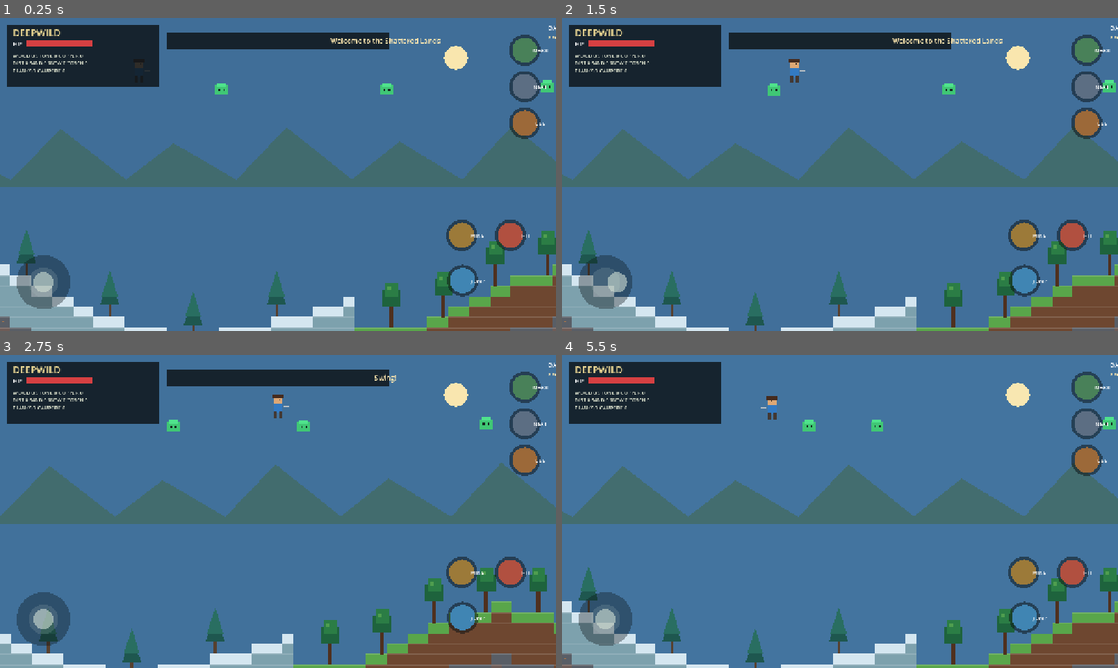
Above: before the commit, frames 1-4 (two rows, left to right).
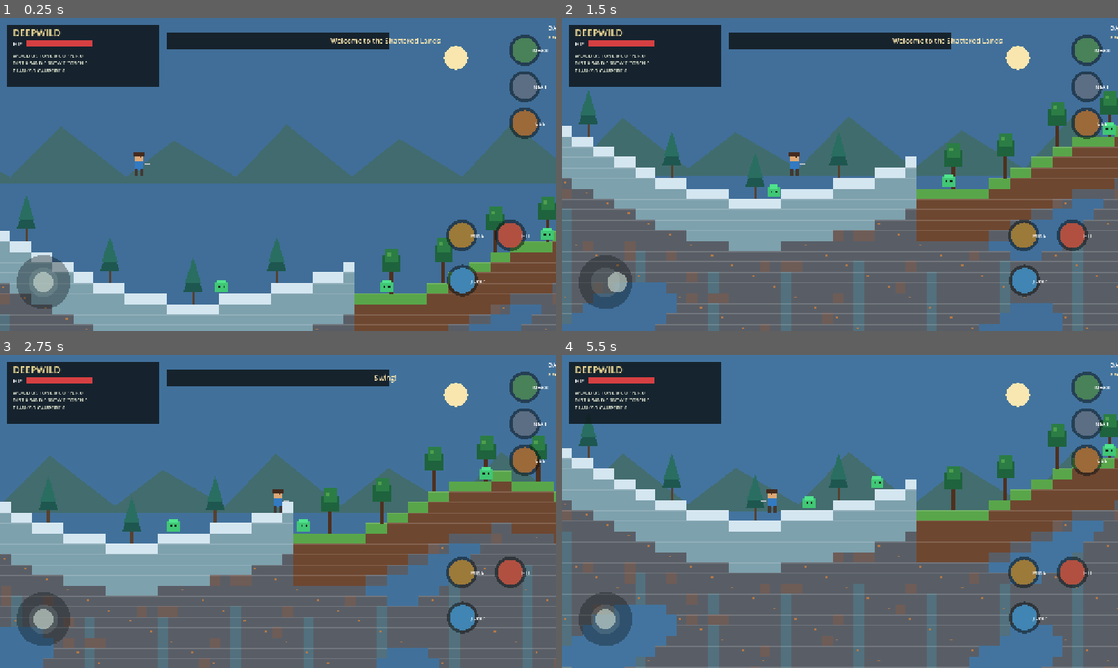
Above: after the commit, the same moments.

Repository: filesgloom-png/DEEPWILD-Shattered-Lands
Game: Godot game, scene res://scenes/main.tscn
Two runs of this game, one before a commit and one after it. Both use one fixed random seed, a clock stepped at 60 frames per second and the inputs below.
Inputs (mouse positions are in pixels of both pictures, inside the frame that each line leads up to):
- Up to frame 1 (0.25 s): no input
- Up to frame 2 (1.5 s): tap Enter (ui_accept) at 0.5, 0.77 s; move the mouse to (962, 158) at 0.52 s; hold Right (ui_right) 0.53-1.25 s; hold E 0.53-1.25 s; click (962, 158) at 0.67 s; drag from (728, 190) to (812, 237) at 1.27 s
- Up to frame 3 (2.75 s): move the mouse to (333, 442) at 2.02 s; hold Right (ui_right) from 2.03 s (still down); tap X at 2.1 s
- Up to frame 4 (5.5 s): release Right (ui_right) at 2.75 s; drag from (812, 574) to (673, 464) at 2.77 s; move the mouse to (1006, 558) at 3.52 s; hold Left (ui_left) 3.53-4.25 s; tap F at 3.6 s; tap Enter (ui_accept) at 3.77 s; drag from (673, 464) to (756, 433) at 4.27 s; move the mouse to (867, 511) at 5.02 s; hold Left (ui_left) from 5.03 s (still down); hold E from 5.03 s (still down); click (867, 511) at 5.17 s

The runs differ from the first frame. In frame 1, 20% of the frame differs, in the area x 0-100%, y 14-100%; in frame 2, 54%; in frame 3, 52%; in frame 4, 56%, in the area x 0-100%, y 13-100%.

Commit message:
Make player and slimes follow editable terrain surface

Diff:
--- a/scripts/main.gd
+++ b/scripts/main.gd
@@ -44,7 +44,7 @@
 	if slimes.is_empty():
 		slimes = [Vector2(520, 0), Vector2(890, 0), Vector2(1260, 0)]
 	for slime in slimes:
-		slime.y = ground_y_at(int(slime.x / TILE)) - 16
+		slime.y = _ground_surface_y(int(floor(slime.x / TILE))) - 12
 	set_process(true)
 
 func _process(delta: float) -> void:
@@ -80,7 +80,7 @@
 		facing = 1 if move_axis > 0.0 else -1
 	velocity.y += GRAVITY * delta
 	player += velocity * delta
-	var ground := ground_y_at(int(floor(player.x / TILE))) - 38.0
+	var ground := _ground_surface_y(int(floor(player.x / TILE)))
 	if player.y >= ground:
 		player.y = ground
 		velocity.y = 0.0
@@ -102,7 +102,7 @@
 			slime.x += signf(distance) * 42.0 * delta
 		if absf(distance) < 30.0 and absf(player.y - slime.y) < 45.0:
 			health = maxi(0, health - 1) if randf() < delta * 0.8 else health
-		slime.y = ground_y_at(int(slime.x / TILE)) - 16.0
+		slime.y = _ground_surface_y(int(floor(slime.x / TILE))) - 12.0
 		slimes[i] = slime
 	if health <= 0:
 		health = 100
@@ -136,6 +136,14 @@
 	elif biome == "snow":
 		hills += sin(float(tile_x) * 0.12) * 2.2
 	return 17.0 + hills
+
+func _ground_surface_y(tile_x: int) -> float:
+	var safe_x: int = clampi(tile_x, 0, WORLD_WIDTH - 1)
+	for tile_y in range(WORLD_DEPTH):
+		var kind: String = block_type(safe_x, tile_y)
+		if kind != "":
+			return float(tile_y * TILE) - 2.0
+	return float(WORLD_DEPTH * TILE)
 
 func block_type(tile_x: int, tile_y: int) -> String:
 	var key := str(tile_x) + ":" + str(tile_y)
